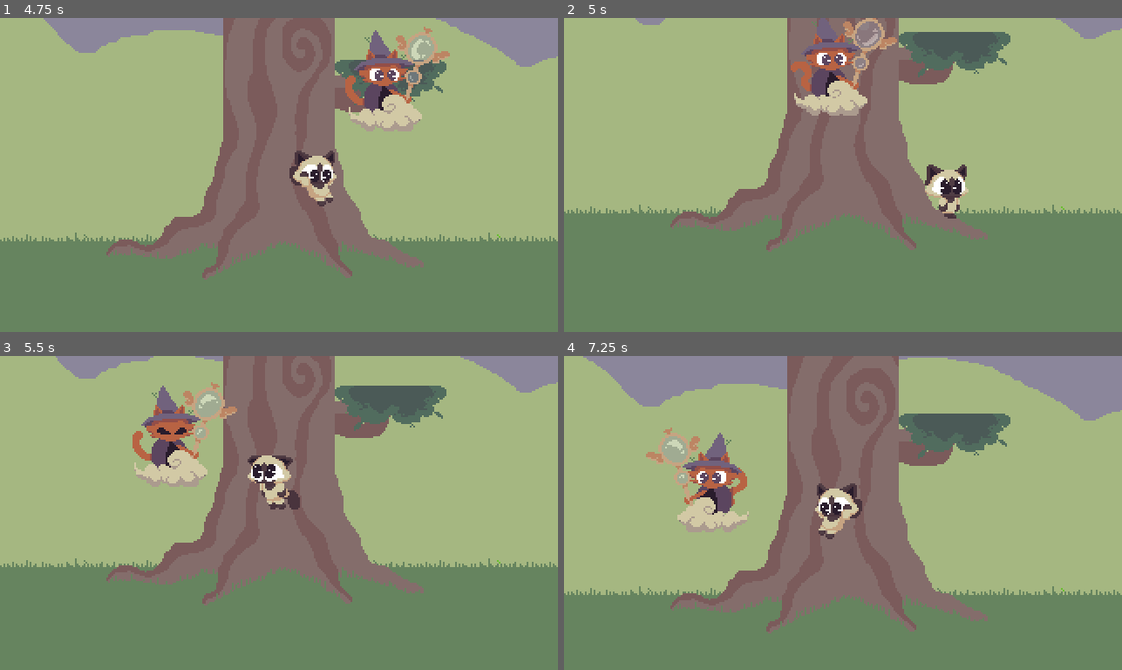
Above: before the commit, frames 1-4 (two rows, left to right).
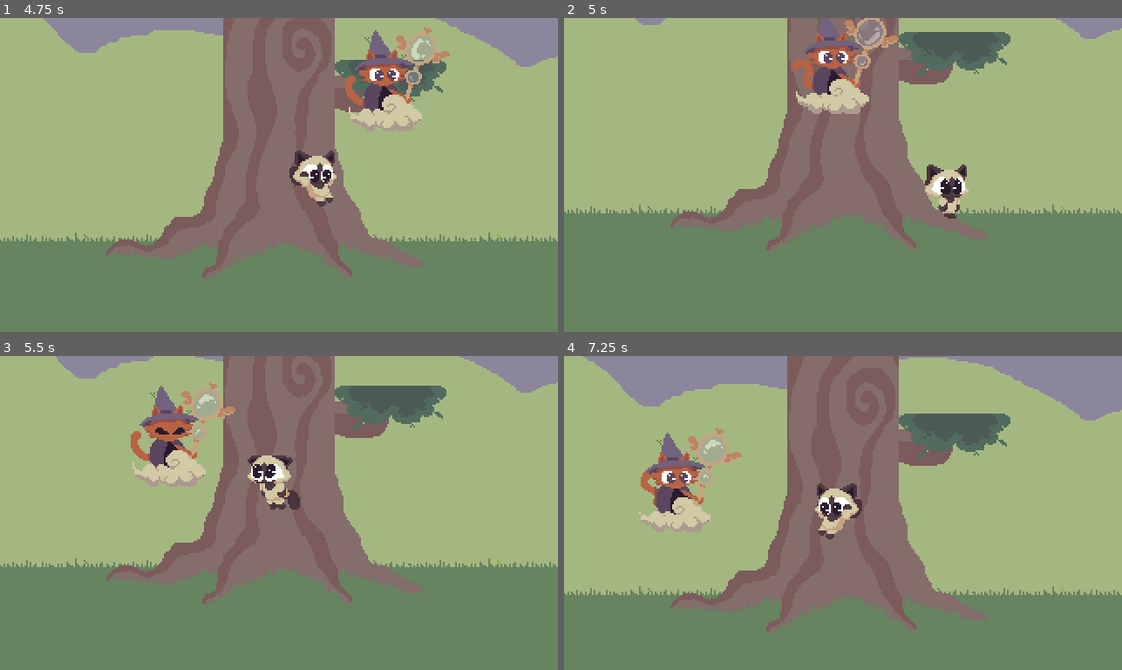
Above: after the commit, the same moments.

Repository: YhagoTomasini/BUbbling_Up
Game: Godot game, scene res://scenes/menu.tscn
Same seed, same stepped clock (60 frames per second), same inputs: the game is played once before the commit and once after it.
Inputs (mouse positions are in pixels of both pictures, inside the frame that each line leads up to):
- Up to frame 1 (4.75 s): click "Start" at 0.5 s; move the mouse to (401, 159) at 1.27 s; hold D (right) 1.28-2.78 s; click (401, 159) at 1.42 s; tap Space (jump) at 1.52, 2.27, 3.77, 4.52 s; move the mouse to (167, 190) at 2.02 s; move the mouse to (334, 105) at 2.77 s; hold A (left) 2.78-3.53 s; move the mouse to (251, 237) at 3.52 s; hold D (right) from 3.53 s (still down); click (251, 237) at 3.67 s; move the mouse to (446, 222) at 4.27 s
- Up to frame 2 (5 s): keep holding D (right)
- Up to frame 3 (5.5 s): move the mouse to (111, 465) at 5.02 s; release D (right) at 5.03 s; hold A (left) from 5.03 s (still down); tap Space (jump) at 5.27 s
- Up to frame 4 (7.25 s): move the mouse to (870, 513) at 5.77 s; release A (left) at 5.78 s; hold D (right) 5.78-6.53 s; click (870, 513) at 5.92 s; move the mouse to (759, 434) at 6.52 s; hold A (left) from 6.53 s (still down); tap Space (jump) at 6.77 s

Frame 1 is identical in both runs. In frame 2, 1.3% of the frame differs, in the area x 40-60%, y 0-32%; in frame 3, 0.9%; in frame 4, 4.1%, in the area x 13-34%, y 22-57%.
Error before the commit: Invalid access to property or key 'global_position' on a base object of type 'null instance'. (res://scenes/player_2.gd:26)

Commit message:
fix p1 null instance
👍

Diff:
--- a/level/level.tscn
+++ b/level/level.tscn
@@ -232,9 +232,6 @@
 [node name="CollisionShape2D" parent="Wind/Area2D" index="0"]
 position = Vector2(-35, -477)
 
-[node name="playerScene" parent="." instance=ExtResource("1_hvpdy")]
-position = Vector2(161, 91)
-
 [node name="TileMapLayer" type="TileMapLayer" parent="."]
 tile_map_data = PackedByteArray("AAAHAAEAAgAEAAEAAAAGAAEAAgABAAEAAAAIAP7/AgABAAEAAAAJAP7/AgAEAAEAAAAFAPv/AgABAAEAAAAGAP …(2464 unchanged characters)…
 tile_set = SubResource("TileSet_hrven")
@@ -260,6 +257,9 @@
 [node name="TimerBubblePlacer3" type="Timer" parent="."]
 wait_time = 3.0
 
+[node name="playerScene" parent="." instance=ExtResource("1_hvpdy")]
+position = Vector2(161, 91)
+
 [node name="leftWall" type="StaticBody2D" parent="."]
 position = Vector2(-3, 75)
 
--- a/scenes/player_2.gd
+++ b/scenes/player_2.gd
@@ -5,7 +5,8 @@
 var smoothing_speed_y: float = .6
 var smoothing_speed_x: float = 2.0
 var p2_offset: float = 60
-@onready var p1 = $"../playerScene"
+
+var p1: Node2D
 
 var _initial_position: Vector2
 var _time: float = 0.0
@@ -14,10 +15,18 @@
 const BUBBLING : String = "Casting"
 
 func _ready() -> void:
+	if not p1:
+		p1 = get_parent().get_node_or_null("playerScene")
+		if not p1:
+			push_error("PlayerScene not found!")
+
 	_initial_position = global_position
 	play(IDLE_ANIM)
 
 func _physics_process(delta: float) -> void:
+	if not p1:
+		return
+
 	if Input.is_action_just_pressed("ui_undo"):
 		cast_spell()
 
